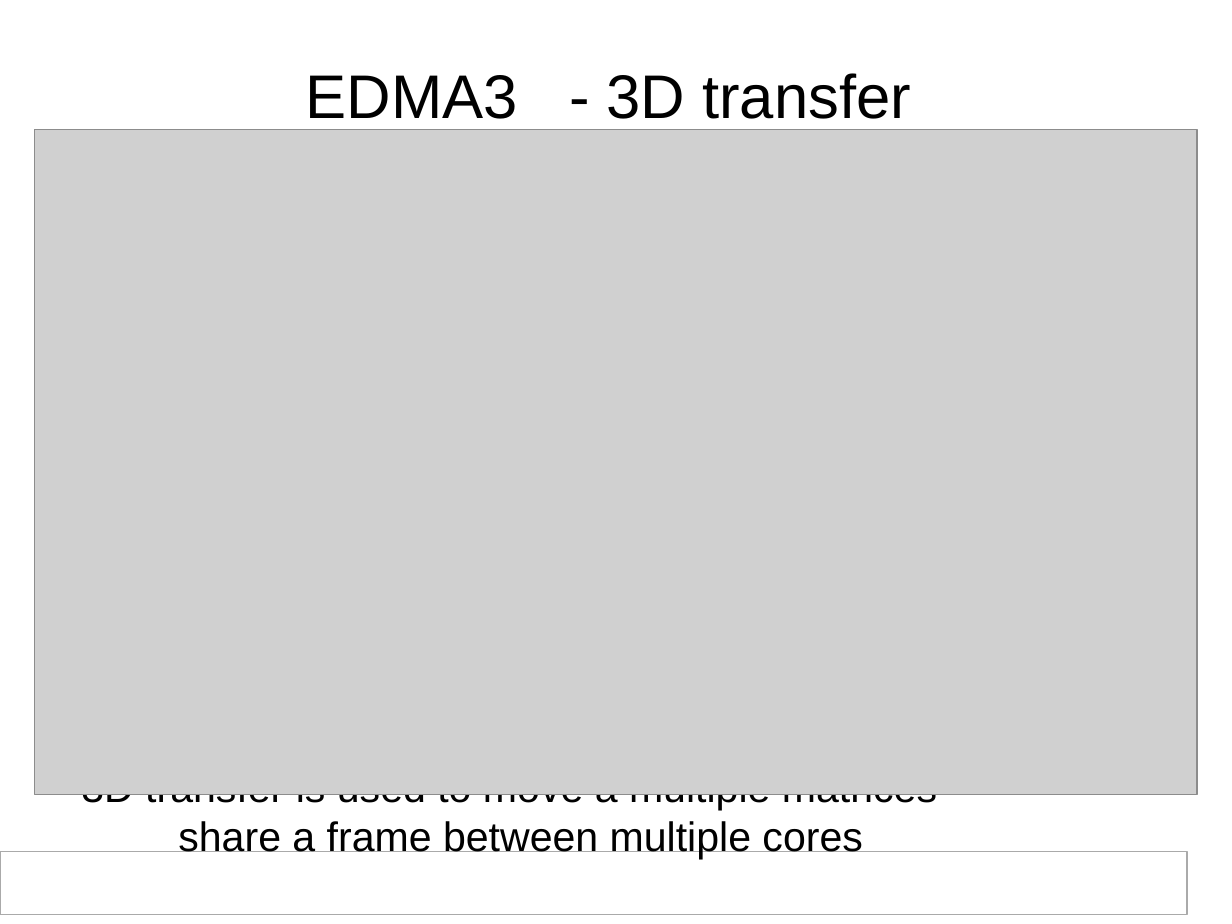
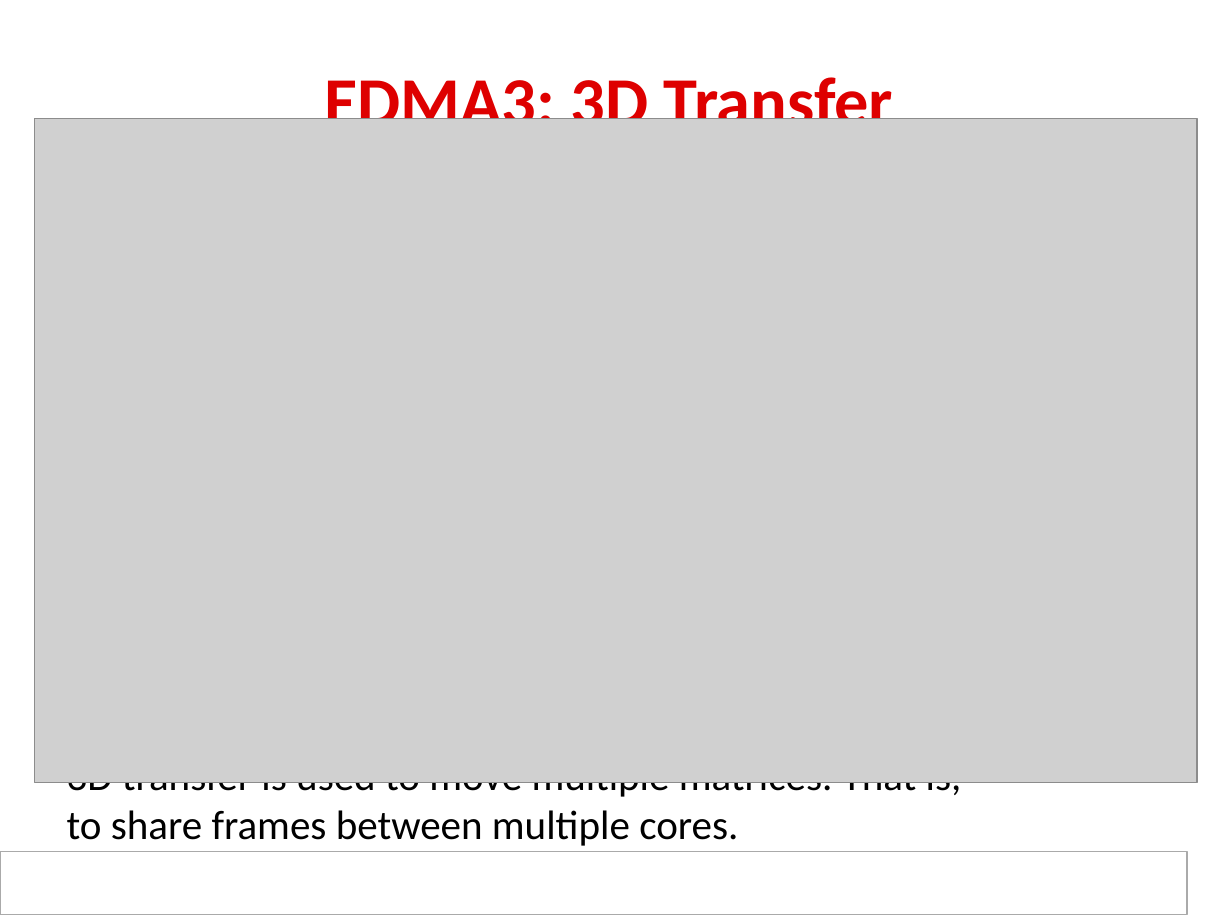
Before and after one commit to hari1989/keystone-workshop, a slide deck: slide 14 of slides/KeyStone SoC Architecture.pptx. Drawn at 1232x924 pixels with LibreOffice and Linux fonts; fonts in the diff are those of the drawing; grey boxes stand for pictures; background and template pictures are left out. Boxes give left, top, right and bottom in pixels: in the first picture for what was removed or moved away, otherwise in the second. Text is boxed around its words. In the diff, an @@ line names an element or a change of style, - is before the commit and + after.

Commit message:
Revised/formatted EDMA3 graphics/slides. RJH

```diff
--- a/slides/KeyStone SoC Architecture.pptx
+++ b/slides/KeyStone SoC Architecture.pptx
@@ text at (324, 69, 893, 119): text changed; size 36 to 40 pt; font Arial to Calibri; text colour #000000 to #DE0000; bold on @@
-EDMA3 - 3D transfer
+EDMA3: 3D Transfer
@@ picture: place and size @@
-picture at (34, 129, 1196, 795)
+picture at (34, 118, 1196, 784)
@@ text at (67, 782, 962, 846): text changed; font Arial to Calibri @@
-3D transfer is used to move a multiple matrices – share a frame between multiple cores
+3D transfer is used to move multiple matrices. That is, to share frames between multiple cores.
```
Also in this commit, not shown: 4 other slides changed.
